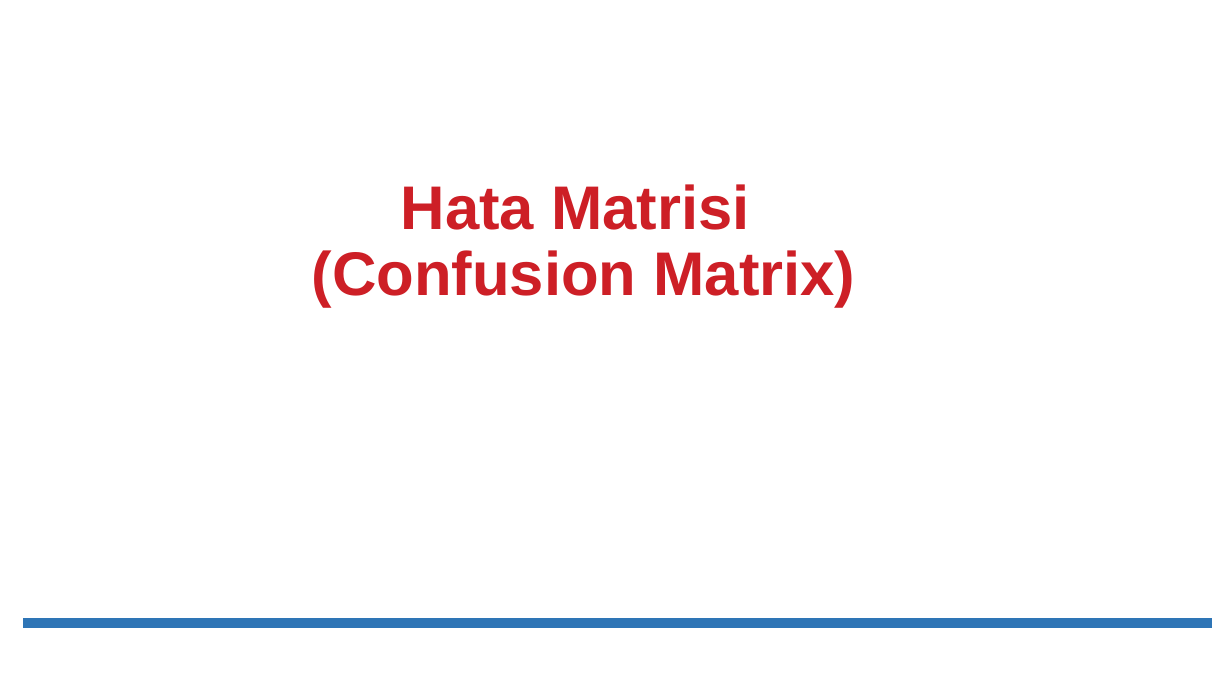
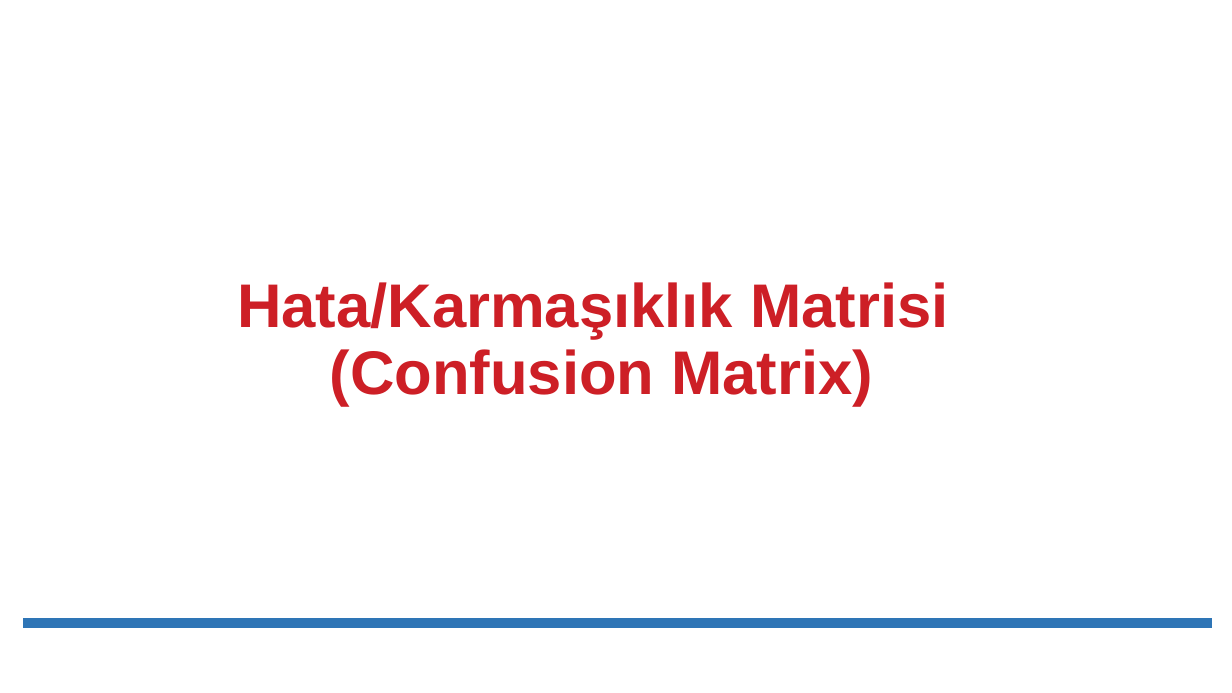
Before and after one commit to erkansirin78/machine-learning-with-python, a slide deck: slide 1 of presentations/06_Hata_Matrisi_Yorumlama+.pptx. Drawn at 1232x693 pixels with LibreOffice and Linux fonts; fonts in the diff are those of the drawing. Boxes give left, top, right and bottom in pixels: in the first picture for what was removed or moved away, otherwise in the second. Text is boxed around its words. In the diff, an @@ line names an element or a change of style, - is before the commit and + after.

```diff
--- a/presentations/06_Hata_Matrisi_Yorumlama+.pptx
+++ b/presentations/06_Hata_Matrisi_Yorumlama+.pptx
@@ title at box(237, 282, 948, 406): text changed @@
-Hata Matrisi
-(Confusion Matrix)
+Hata/Karmaşıklık Matrisi
+(Confusion Matrix)
```
Also in this commit, not shown: 20 other files.
